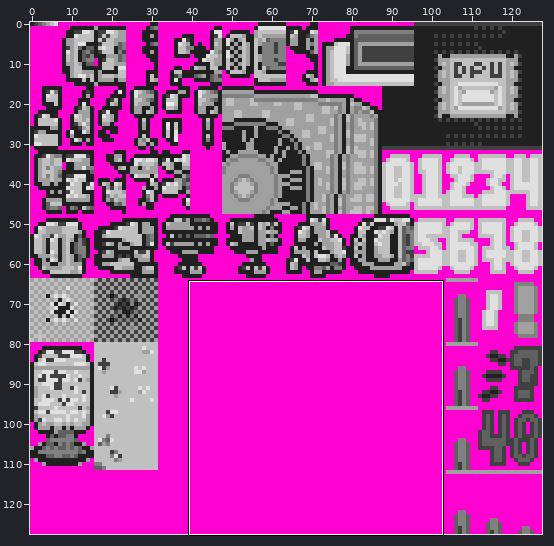
File history of a sprite sheet, resources/tileset.png. Above: a wide view before the commit, with the close-up outlined.
Close-up. Earlier state:
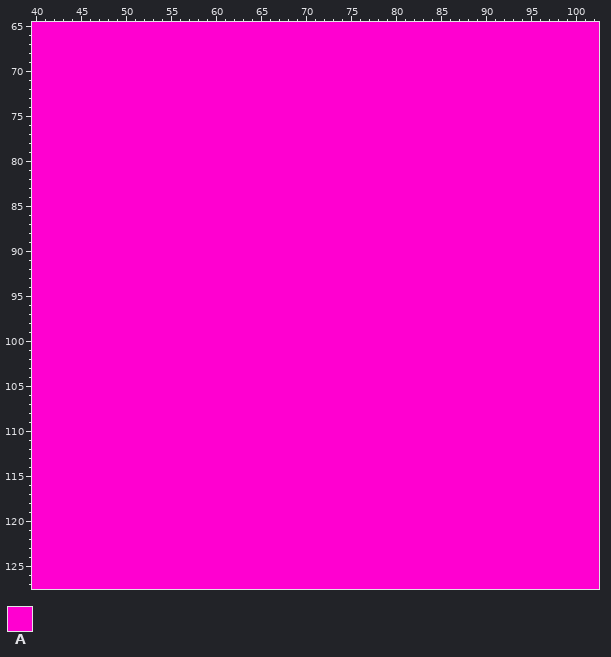
The file is 128x128 pixels. Shown: x 40..102, y 65..127.
Palette (. is transparent): A #ff00d0
Pixels before (only the part around the change), first column x 40:
 65 AAAAAAAAAAAAAAAAAAAAAAAAAAAAAAAAAAAAAAAAAAAAAAAAAAAAAAAAAAAAAAA
 66 AAAAAAAAAAAAAAAAAAAAAAAAAAAAAAAAAAAAAAAAAAAAAAAAAAAAAAAAAAAAAAA
 67 AAAAAAAAAAAAAAAAAAAAAAAAAAAAAAAAAAAAAAAAAAAAAAAAAAAAAAAAAAAAAAA
 68 AAAAAAAAAAAAAAAAAAAAAAAAAAAAAAAAAAAAAAAAAAAAAAAAAAAAAAAAAAAAAAA
 69 AAAAAAAAAAAAAAAAAAAAAAAAAAAAAAAAAAAAAAAAAAAAAAAAAAAAAAAAAAAAAAA
 70 AAAAAAAAAAAAAAAAAAAAAAAAAAAAAAAAAAAAAAAAAAAAAAAAAAAAAAAAAAAAAAA
 71 AAAAAAAAAAAAAAAAAAAAAAAAAAAAAAAAAAAAAAAAAAAAAAAAAAAAAAAAAAAAAAA
 72 AAAAAAAAAAAAAAAAAAAAAAAAAAAAAAAAAAAAAAAAAAAAAAAAAAAAAAAAAAAAAAA
 73 AAAAAAAAAAAAAAAAAAAAAAAAAAAAAAAAAAAAAAAAAAAAAAAAAAAAAAAAAAAAAAA
 74 AAAAAAAAAAAAAAAAAAAAAAAAAAAAAAAAAAAAAAAAAAAAAAAAAAAAAAAAAAAAAAA
 75 AAAAAAAAAAAAAAAAAAAAAAAAAAAAAAAAAAAAAAAAAAAAAAAAAAAAAAAAAAAAAAA
 76 AAAAAAAAAAAAAAAAAAAAAAAAAAAAAAAAAAAAAAAAAAAAAAAAAAAAAAAAAAAAAAA
 77 AAAAAAAAAAAAAAAAAAAAAAAAAAAAAAAAAAAAAAAAAAAAAAAAAAAAAAAAAAAAAAA
 78 AAAAAAAAAAAAAAAAAAAAAAAAAAAAAAAAAAAAAAAAAAAAAAAAAAAAAAAAAAAAAAA
 79 AAAAAAAAAAAAAAAAAAAAAAAAAAAAAAAAAAAAAAAAAAAAAAAAAAAAAAAAAAAAAAA
 80 AAAAAAAAAAAAAAAAAAAAAAAAAAAAAAAAAAAAAAAAAAAAAAAAAAAAAAAAAAAAAAA
 81 AAAAAAAAAAAAAAAAAAAAAAAAAAAAAAAAAAAAAAAAAAAAAAAAAAAAAAAAAAAAAAA
 82 AAAAAAAAAAAAAAAAAAAAAAAAAAAAAAAAAAAAAAAAAAAAAAAAAAAAAAAAAAAAAAA
 83 AAAAAAAAAAAAAAAAAAAAAAAAAAAAAAAAAAAAAAAAAAAAAAAAAAAAAAAAAAAAAAA
 84 AAAAAAAAAAAAAAAAAAAAAAAAAAAAAAAAAAAAAAAAAAAAAAAAAAAAAAAAAAAAAAA
 85 AAAAAAAAAAAAAAAAAAAAAAAAAAAAAAAAAAAAAAAAAAAAAAAAAAAAAAAAAAAAAAA
 86 AAAAAAAAAAAAAAAAAAAAAAAAAAAAAAAAAAAAAAAAAAAAAAAAAAAAAAAAAAAAAAA
 87 AAAAAAAAAAAAAAAAAAAAAAAAAAAAAAAAAAAAAAAAAAAAAAAAAAAAAAAAAAAAAAA
 88 AAAAAAAAAAAAAAAAAAAAAAAAAAAAAAAAAAAAAAAAAAAAAAAAAAAAAAAAAAAAAAA
 89 AAAAAAAAAAAAAAAAAAAAAAAAAAAAAAAAAAAAAAAAAAAAAAAAAAAAAAAAAAAAAAA
 90 AAAAAAAAAAAAAAAAAAAAAAAAAAAAAAAAAAAAAAAAAAAAAAAAAAAAAAAAAAAAAAA
 91 AAAAAAAAAAAAAAAAAAAAAAAAAAAAAAAAAAAAAAAAAAAAAAAAAAAAAAAAAAAAAAA
 92 AAAAAAAAAAAAAAAAAAAAAAAAAAAAAAAAAAAAAAAAAAAAAAAAAAAAAAAAAAAAAAA
 93 AAAAAAAAAAAAAAAAAAAAAAAAAAAAAAAAAAAAAAAAAAAAAAAAAAAAAAAAAAAAAAA
 94 AAAAAAAAAAAAAAAAAAAAAAAAAAAAAAAAAAAAAAAAAAAAAAAAAAAAAAAAAAAAAAA
 95 AAAAAAAAAAAAAAAAAAAAAAAAAAAAAAAAAAAAAAAAAAAAAAAAAAAAAAAAAAAAAAA
 96 AAAAAAAAAAAAAAAAAAAAAAAAAAAAAAAAAAAAAAAAAAAAAAAAAAAAAAAAAAAAAAA
 97 AAAAAAAAAAAAAAAAAAAAAAAAAAAAAAAAAAAAAAAAAAAAAAAAAAAAAAAAAAAAAAA
 98 AAAAAAAAAAAAAAAAAAAAAAAAAAAAAAAAAAAAAAAAAAAAAAAAAAAAAAAAAAAAAAA
 99 AAAAAAAAAAAAAAAAAAAAAAAAAAAAAAAAAAAAAAAAAAAAAAAAAAAAAAAAAAAAAAA
100 AAAAAAAAAAAAAAAAAAAAAAAAAAAAAAAAAAAAAAAAAAAAAAAAAAAAAAAAAAAAAAA
101 AAAAAAAAAAAAAAAAAAAAAAAAAAAAAAAAAAAAAAAAAAAAAAAAAAAAAAAAAAAAAAA
102 AAAAAAAAAAAAAAAAAAAAAAAAAAAAAAAAAAAAAAAAAAAAAAAAAAAAAAAAAAAAAAA
103 AAAAAAAAAAAAAAAAAAAAAAAAAAAAAAAAAAAAAAAAAAAAAAAAAAAAAAAAAAAAAAA
104 AAAAAAAAAAAAAAAAAAAAAAAAAAAAAAAAAAAAAAAAAAAAAAAAAAAAAAAAAAAAAAA
105 AAAAAAAAAAAAAAAAAAAAAAAAAAAAAAAAAAAAAAAAAAAAAAAAAAAAAAAAAAAAAAA
106 AAAAAAAAAAAAAAAAAAAAAAAAAAAAAAAAAAAAAAAAAAAAAAAAAAAAAAAAAAAAAAA
107 AAAAAAAAAAAAAAAAAAAAAAAAAAAAAAAAAAAAAAAAAAAAAAAAAAAAAAAAAAAAAAA
108 AAAAAAAAAAAAAAAAAAAAAAAAAAAAAAAAAAAAAAAAAAAAAAAAAAAAAAAAAAAAAAA
109 AAAAAAAAAAAAAAAAAAAAAAAAAAAAAAAAAAAAAAAAAAAAAAAAAAAAAAAAAAAAAAA
110 AAAAAAAAAAAAAAAAAAAAAAAAAAAAAAAAAAAAAAAAAAAAAAAAAAAAAAAAAAAAAAA
111 AAAAAAAAAAAAAAAAAAAAAAAAAAAAAAAAAAAAAAAAAAAAAAAAAAAAAAAAAAAAAAA
112 AAAAAAAAAAAAAAAAAAAAAAAAAAAAAAAAAAAAAAAAAAAAAAAAAAAAAAAAAAAAAAA
113 AAAAAAAAAAAAAAAAAAAAAAAAAAAAAAAAAAAAAAAAAAAAAAAAAAAAAAAAAAAAAAA
114 AAAAAAAAAAAAAAAAAAAAAAAAAAAAAAAAAAAAAAAAAAAAAAAAAAAAAAAAAAAAAAA
115 AAAAAAAAAAAAAAAAAAAAAAAAAAAAAAAAAAAAAAAAAAAAAAAAAAAAAAAAAAAAAAA
116 AAAAAAAAAAAAAAAAAAAAAAAAAAAAAAAAAAAAAAAAAAAAAAAAAAAAAAAAAAAAAAA
117 AAAAAAAAAAAAAAAAAAAAAAAAAAAAAAAAAAAAAAAAAAAAAAAAAAAAAAAAAAAAAAA
118 AAAAAAAAAAAAAAAAAAAAAAAAAAAAAAAAAAAAAAAAAAAAAAAAAAAAAAAAAAAAAAA
119 AAAAAAAAAAAAAAAAAAAAAAAAAAAAAAAAAAAAAAAAAAAAAAAAAAAAAAAAAAAAAAA
120 AAAAAAAAAAAAAAAAAAAAAAAAAAAAAAAAAAAAAAAAAAAAAAAAAAAAAAAAAAAAAAA
121 AAAAAAAAAAAAAAAAAAAAAAAAAAAAAAAAAAAAAAAAAAAAAAAAAAAAAAAAAAAAAAA
122 AAAAAAAAAAAAAAAAAAAAAAAAAAAAAAAAAAAAAAAAAAAAAAAAAAAAAAAAAAAAAAA
123 AAAAAAAAAAAAAAAAAAAAAAAAAAAAAAAAAAAAAAAAAAAAAAAAAAAAAAAAAAAAAAA
124 AAAAAAAAAAAAAAAAAAAAAAAAAAAAAAAAAAAAAAAAAAAAAAAAAAAAAAAAAAAAAAA
125 AAAAAAAAAAAAAAAAAAAAAAAAAAAAAAAAAAAAAAAAAAAAAAAAAAAAAAAAAAAAAAA
126 AAAAAAAAAAAAAAAAAAAAAAAAAAAAAAAAAAAAAAAAAAAAAAAAAAAAAAAAAAAAAAA
127 AAAAAAAAAAAAAAAAAAAAAAAAAAAAAAAAAAAAAAAAAAAAAAAAAAAAAAAAAAAAAAA
The same view after the edit:
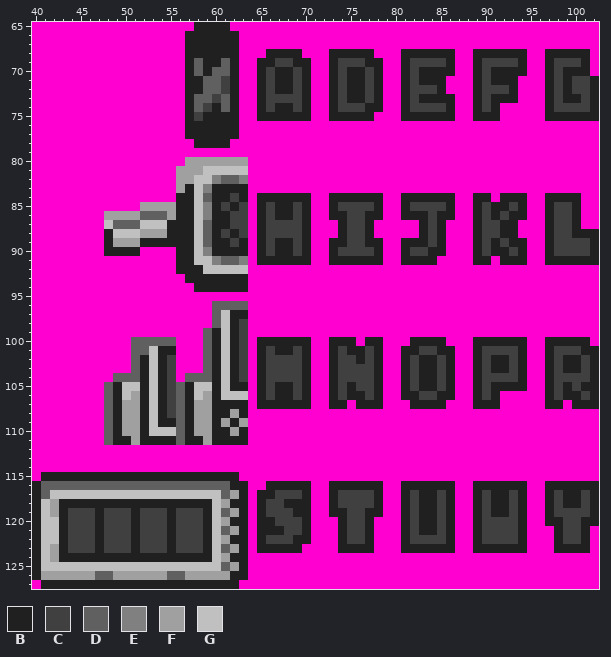
Colours new in this view: B #202020  C #404040  D #606060  E #808080  F #a0a0a0  G #c0c0c0
Difference:
Changed rows in their new state; - is an unchanged pixel.
first column x 48:
 65 ----------BBBB-----------------------------------------
 66 ---------BBBBBB----------------------------------------
 67 ---------BBBBBB----------------------------------------
 68 ---------BBBBBB---BBBB---BBBBB---BBBBBB--BBBBBB--BBBBB-
 69 ---------BDBBDB--BBCCBB--BCCCBB--BCCCCB--BCCCCB--BCCCB-
 70 ---------BDBDDB--BCBBCB--BCBBCB--BCBBBB--BCBBBB--BCBBB-
 71 ---------BBDDCB--BCBBCB--BCBBCB--BCBBB---BCBBB---BCBCCB
 72 ---------BBDDCB--BCBBCB--BCBBCB--BCCCB---BCCCB---BCBCCB
 73 ---------BDDCDB--BCCCCB--BCBBCB--BCBBBB--BCBBB---BCBBCB
 74 ---------BDCBDB--BCBBCB--BCCCBB--BCCCCB--BCB-----BCCCCB
 75 ---------BCBBBB--BBBBBB--BBBBB---BBBBBB--BBB-----BBBBBB
 76 ---------BBBBBB----------------------------------------
 77 ---------BBBBBB----------------------------------------
 78 ----------BBBB-----------------------------------------
 80 ---------FFFFFFF---------------------------------------
 81 --------FFFGGGGG---------------------------------------
 82 --------FFGGEDDE---------------------------------------
 83 --------FBGEBBBB---------------------------------------
 84 --------BBGDBBCB-BBBBBB--BBBBBB--BBBBBB--BB-BBB--BBBB--
 85 ----FFFFBBGEBCBC-BCBBCB--BCCCCB--BCCCCB--BCBBCB--BCCB--
 86 FFFFDDDFBBGEBBCC-BCBBCB--BBCCBB--BBBCBB--BCBCBB--BCCB--
 87 GDDDGGGBBBGDBBCC-BCCCCB---BCCB-----BCB---BCCBB---BCCB--
 88 BGGGFFFBBBGDBCBC-BCCCCB---BCCB-----BCB---BCCBB---BCCBBB
 89 BFFFBBBBBBGDBBCB-BCBBCB--BBCCBB--BBBCB---BCBCBB--BCCCCB
 90 BBBB----BBGEBBBB-BCBBCB--BCCCCB--BCCBB---BCBBCB--BCCCCB
 91 --------BBGGEDDE-BBBBBB--BBBBBB--BBBB----BB-BBB--BBBBBB
 92 --------BBBGGGGG---------------------------------------
 93 ---------BBBBBBB---------------------------------------
 94 ----------BBBBBB---------------------------------------
 96 ------------DDDD---------------------------------------
 97 ------------DGBB---------------------------------------
 98 ------------DGBC---------------------------------------
 99 -----------DBGBC---------------------------------------
100 ---DDDDD---DBGBC-BBBBBB--BBB-BB---BBBB---BBBBBB--BBBBB-
101 ---DDGBB---DBGBC-BCBBCB--BCBBCB--BBCCBB--BCCCCB--BCCCBB
102 ---DBGBC---DBGBC-BCCCCB--BCCBCB--BCBBCB--BCBBCB--BCBBCB
103 ---DBGBC---DBGBC-BCCCCB--BCCCCB--BCBBCB--BCBBCB--BCBBCB
104 -DDDBGBC-DDDBGBC-BCCCCB--BCCCCB--BCBBCB--BCCCCB--BCCCCB
105 DBGGBGBCDBGGBGBB-BCBBCB--BCBCCB--BCBBCB--BCBBBB--BCBCBB
106 DBGFBGBCDBGFBGGG-BCBBCB--BCBBCB--BBCCBB--BCB-----BCBBCB
107 DBFFBGBCDBFFBBBB-BBBBBB--BB-BBB---BBBB---BBB-----BB-BBB
108 DBFFBGBCDBFFBBFB---------------------------------------
109 DBFFBGBBDBFFBFBF---------------------------------------
110 DBFFBGGGDBFFBBFB---------------------------------------
111 DBBFBBBBDBBFBBBB---------------------------------------
first column x 40:
115 -BBBBBBBBBBBBBBBBBBBBBB----------------------------------------
116 BDDDDDDDDDDDDDDDDDDDDDBB--BBBBB--BBBBBB--BBBBBB--BBBBBB--BBBBBB
117 BDGGGGGGGGGGGGGGGGGGGDFB-BBCCCB--BCCCCB--BCBBCB--BCBBCB--BCBBCB
118 BGFBBBBBBBBBBBBBBBBBGFBB-BCCBBB--BCCCCB--BCBBCB--BCBBCB--BCBBCB
119 BGFBCCCBCCCBCCCBCCCBGDFB-BCCCBB--BBCCBB--BCBBCB--BCBBCB--BCCCCB
120 BGGBCCCBCCCBCCCBCCCBGFBB-BBCCCB---BCCB---BCBBCB--BCCCCB--BBCCBB
121 BGGBCCCBCCCBCCCBCCCBGDFB-BBBCCB---BCCB---BCBBCB--BCCCCB---BCCB-
122 BGGBCCCBCCCBCCCBCCCBGFBB-BCCCBB---BCCB---BCCCCB--BCCCCB---BCCB-
123 BGFBCCCBCCCBCCCBCCCBGDFB-BBBBB----BBBB---BBBBBB--BBBBBB---BBBB-
124 BGFBBBBBBBBBBBBBBBBBGFBB---------------------------------------
125 BGGGGGGGGGGGGGGGGGGGGDFB---------------------------------------
126 BFFFFFFDDFFFFFFDDFFFFFBB---------------------------------------
127 -BBBBBBBBBBBBBBBBBBBBBB----------------------------------------
Boxes around the changes in both close-ups, in picture pixels (x1, y1, x2, y2):
changed: (32, 22, 599, 589)
